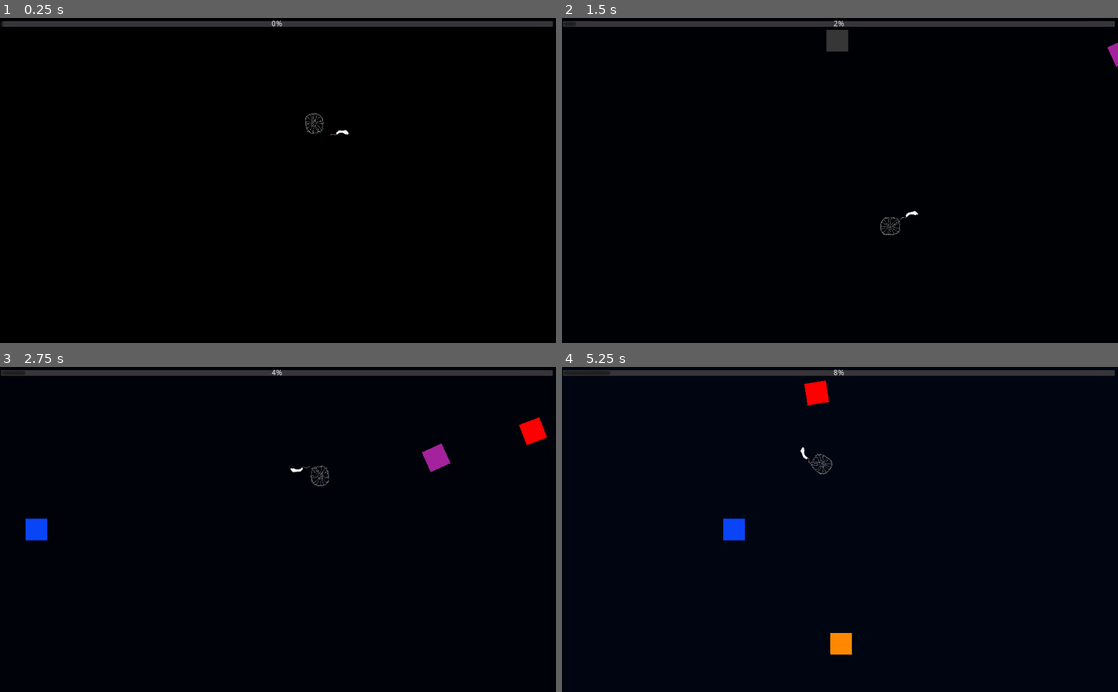
Above: before the commit, frames 1-4 (two rows, left to right).
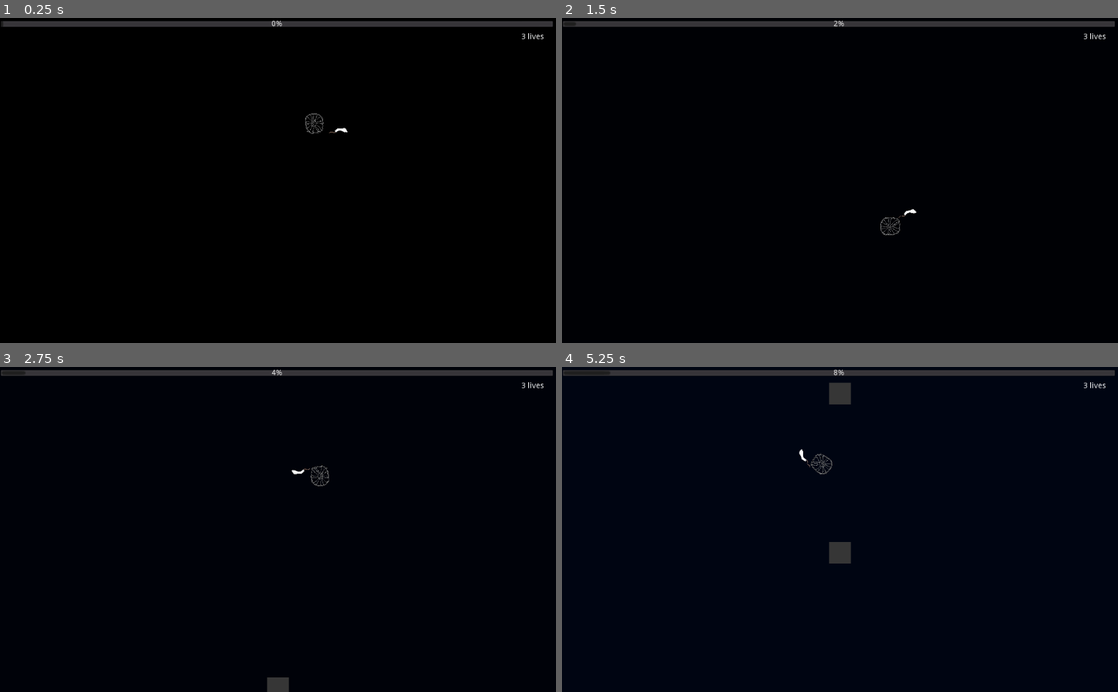
Above: after the commit, the same moments.

Repository: timmmmmb/GodotWildJam55
Game: Godot game, scene res://scenes/Level.tscn
The game is run twice, just before and just after one commit, with the same random seed, the same clock (stepped at 60 frames per second) and the same inputs.
Inputs (mouse positions are in pixels of both pictures, inside the frame that each line leads up to):
- Up to frame 1 (0.25 s): no input
- Up to frame 2 (1.5 s): move the mouse to (962, 164) at 0.52 s; move the mouse to (728, 196) at 1.27 s
- Up to frame 3 (2.75 s): move the mouse to (333, 458) at 2.02 s
- Up to frame 4 (5.25 s): move the mouse to (812, 594) at 2.77 s; move the mouse to (1006, 578) at 3.52 s; move the mouse to (673, 480) at 4.27 s; move the mouse to (867, 529) at 5.02 s

The runs differ from the first frame. In frame 1, less than 0.1% of the frame differs, in the area x 59-98%, y 4-37%; in frame 2, 0.4%; in frame 3, 1.1%; in frame 4, 1.4%, in the area x 29-98%, y 4-89%.

Commit message:
Added script to spawn enemies

Diff:
--- a/scenes/Dreamcatcher.tscn
+++ b/scenes/Dreamcatcher.tscn
@@ -23,7 +23,7 @@
 [node name="Feather" type="RigidBody2D" parent="."]
 
 [node name="Sprite" type="Sprite" parent="Feather"]
-position = Vector2( -41, -1 )
+position = Vector2( -39, 3 )
 rotation = 1.5708
 scale = Vector2( 0.15, 0.15 )
 texture = ExtResource( 1 )
--- /dev/null
+++ b/scenes/Level.gd
@@ -0,0 +1,73 @@
+extends Node2D
+
+signal win
+
+export (Array, NodePath) var spawn_points := []
+var spawn_point_nodes := []
+
+var GoodDream = preload("res://scenes/dreams/GoodDream.tscn")
+var BadDream = preload("res://scenes/dreams/BadDream.tscn")
+var FastDream = preload("res://scenes/dreams/FastDream.tscn")
+var RandomDream = preload("res://scenes/dreams/RandomDream.tscn")
+var SpiralDream = preload("res://scenes/dreams/SpiralDream.tscn")
+
+var lives = 3
+
+var phases = [
+	{
+		"spawn_interval": 2.5,
+		"dreams": [
+			{"scene": BadDream, "probability": 1}
+		]
+	},
+	{
+		"spawn_interval": 2.2,
+		"dreams":
+		[
+			{"scene": BadDream, "probability": 0.75},
+			{"scene": GoodDream, "probability": 0.25}
+		]
+	}
+]
+
+var current_phase_index = 0
+var current_phase = phases[0]
+
+
+func _ready() -> void:
+	for spawn_point in self.spawn_points:
+		self.spawn_point_nodes.push_back(get_node(spawn_point))
+
+
+func _on_SpawnTimer_timeout() -> void:
+	_spawn_dream()
+
+
+func _spawn_dream():
+	var dream = _randomly_select_dream().instance()
+	var spawn_point = self.spawn_point_nodes[randi() % self.spawn_points.size()]
+
+	dream.position = spawn_point.position
+	add_child(dream)
+
+
+func _randomly_select_dream() -> Resource:
+	var dreams = self.current_phase.dreams
+	var random_value = randf()
+
+	for dream in dreams:
+		if dream.probability >= random_value:
+			return dream.scene
+
+		random_value -= dream.probability
+
+	return GoodDream
+
+
+func _on_PhaseTimer_timeout() -> void:
+	if self.current_phase_index + 1 == self.phases.size():
+		emit_signal("win")
+		return
+
+	self.current_phase_index += 1
+	self.current_phase = self.phases[self.current_phase_index]
--- a/scenes/Level.tscn
+++ b/scenes/Level.tscn
@@ -1,11 +1,7 @@
-[gd_scene load_steps=9 format=2]
+[gd_scene load_steps=5 format=2]
 
 [ext_resource path="res://scenes/Dreamcatcher.tscn" type="PackedScene" id=1]
-[ext_resource path="res://scenes/dreams/GoodDream.tscn" type="PackedScene" id=2]
-[ext_resource path="res://scenes/dreams/BadDream.tscn" type="PackedScene" id=3]
-[ext_resource path="res://scenes/dreams/FastDream.tscn" type="PackedScene" id=4]
-[ext_resource path="res://scenes/dreams/SpiralDream.tscn" type="PackedScene" id=5]
-[ext_resource path="res://scenes/dreams/RandomDream.tscn" type="PackedScene" id=6]
+[ext_resource path="res://scenes/Level.gd" type="Script" id=7]
 
 [sub_resource type="Animation" id=1]
 resource_name = "Main"
@@ -120,6 +116,8 @@
 }
 
 [node name="Level" type="Node2D"]
+script = ExtResource( 7 )
+spawn_points = [ NodePath("SpawnPoints/SpawnPoint1"), NodePath("SpawnPoints/SpawnPoint2"), NodePath("SpawnPoints/SpawnPoint3"), NodePath("SpawnPoints/SpawnPoint4") ]
 
 [node name="AnimationPlayer" type="AnimationPlayer" parent="."]
 autoplay = "Main"
@@ -150,17 +148,34 @@
 [node name="Camera2D" type="Camera2D" parent="."]
 current = true
 
-[node name="GoodDream" parent="." instance=ExtResource( 2 )]
-position = Vector2( -720, 0 )
+[node name="LivesLabel" type="Label" parent="."]
+margin_left = 448.0
+margin_top = -272.0
+margin_right = 490.0
+margin_bottom = -258.0
+text = "3 lives"
 
-[node name="BadDream" parent="." instance=ExtResource( 3 )]
-position = Vector2( -8, -408 )
+[node name="SpawnTimer" type="Timer" parent="."]
+wait_time = 2.0
+autostart = true
 
-[node name="FastDream" parent="." instance=ExtResource( 4 )]
-position = Vector2( 792, -360 )
+[node name="PhaseTimer" type="Timer" parent="."]
+wait_time = 20.0
+autostart = true
 
-[node name="SpiralDream" parent="." instance=ExtResource( 5 )]
-position = Vector2( 680, 376 )
+[node name="SpawnPoints" type="Node" parent="."]
 
-[node name="RandomDream" parent="." instance=ExtResource( 6 )]
-position = Vector2( 8, 736 )
+[node name="SpawnPoint1" type="Node2D" parent="SpawnPoints"]
+position = Vector2( -576, 0 )
+
+[node name="SpawnPoint2" type="Node2D" parent="SpawnPoints"]
+position = Vector2( 0, -376 )
+
+[node name="SpawnPoint3" type="Node2D" parent="SpawnPoints"]
+position = Vector2( 576, 0 )
+
+[node name="SpawnPoint4" type="Node2D" parent="SpawnPoints"]
+position = Vector2( 0, 368 )
+
+[connection signal="timeout" from="SpawnTimer" to="." method="_on_SpawnTimer_timeout"]
+[connection signal="timeout" from="PhaseTimer" to="." method="_on_PhaseTimer_timeout"]
--- a/scenes/dreams/RandomDream.gd
+++ b/scenes/dreams/RandomDream.gd
@@ -10,7 +10,7 @@
 
 
 func _reveal():
-	if randi() % 2:
+	if randi() % 2 == 0:
 		$ColorRect.color = Color(0.215686, 0.215686, 0.215686)
 		self.dream_type = DreamType.BAD
 	else:
